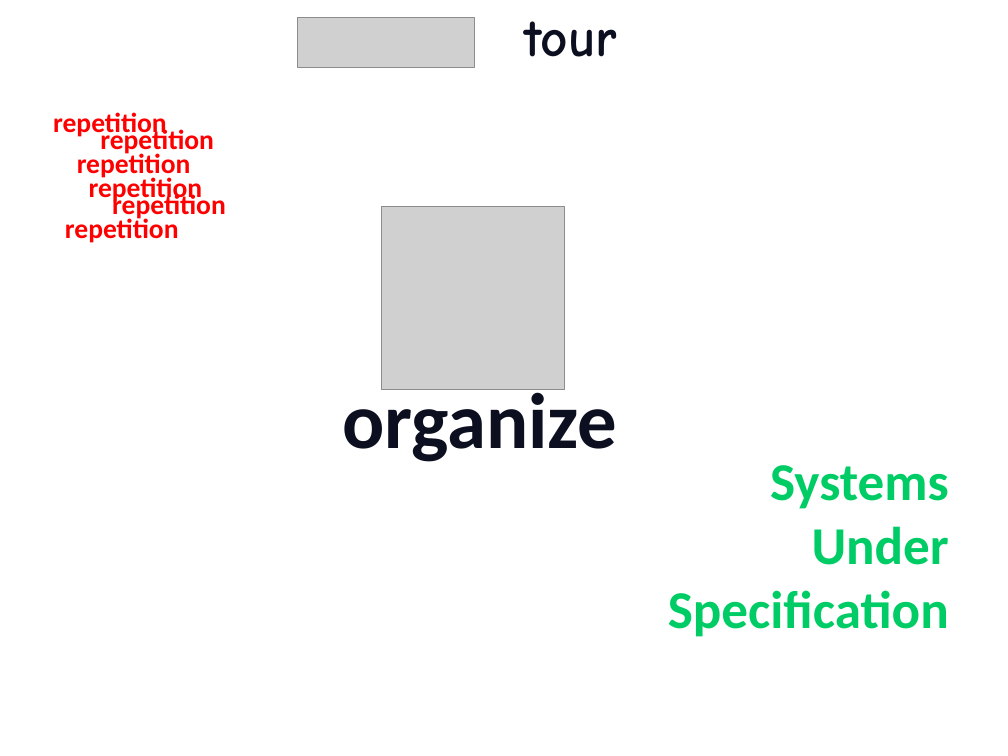
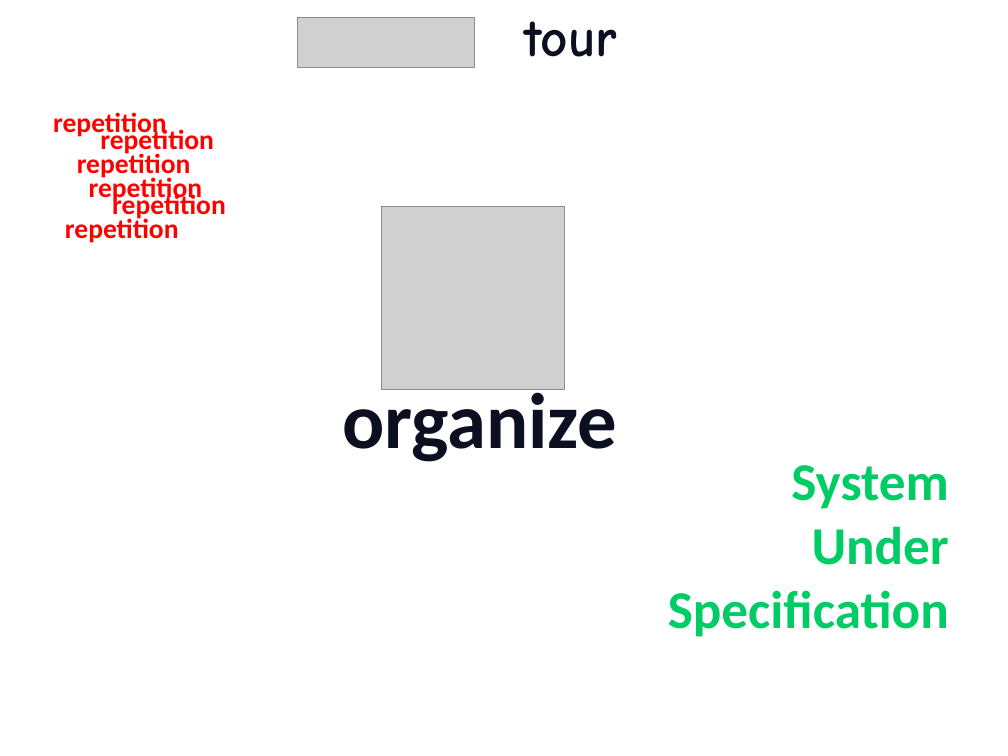
Before and after one commit to etorreborre/oscon-2010, a slide deck: slide 10 of src/main/resources/oscon_2010_specs.pptx. Drawn at 1008x756 pixels with LibreOffice and Linux fonts; fonts in the diff are those of the drawing; grey boxes stand for pictures; background and template pictures are left out. Boxes give left, top, right and bottom in pixels: in the first picture for what was removed or moved away, otherwise in the second. Text is boxed around its words. In the diff, an @@ line names an element or a change of style, - is before the commit and + after.

```diff
--- a/src/main/resources/oscon_2010_specs.pptx
+++ b/src/main/resources/oscon_2010_specs.pptx
@@ text at box(791, 465, 949, 509): text changed @@
-Systems
+System
```
Also in this commit, not shown: 8 other slides changed, 3 slides added.
